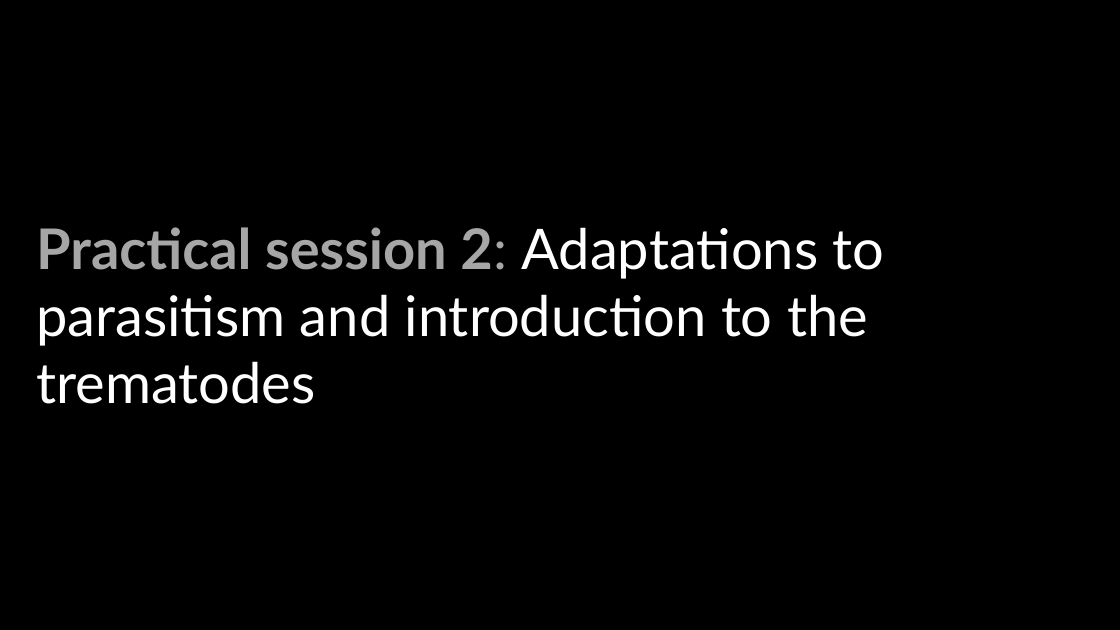
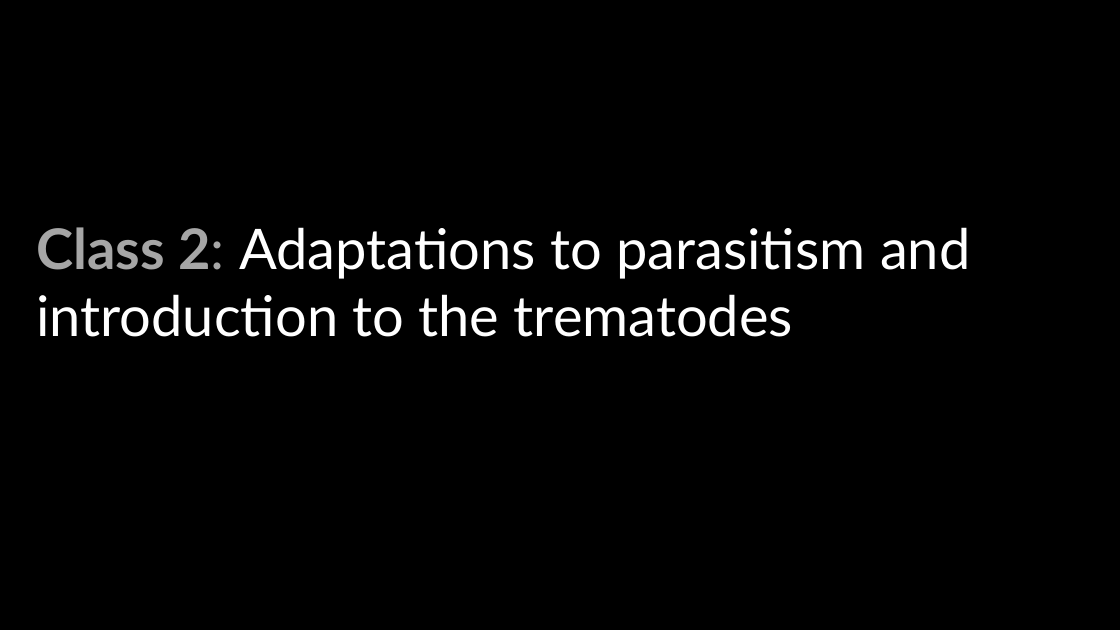
Before and after one commit to wood-lab/fish_406, a slide deck: slide 15 of docs/lectures/in-class_activities/class_2.pptx. Drawn at 1120x630 pixels with LibreOffice and Linux fonts; fonts in the diff are those of the drawing. Boxes give left, top, right and bottom in pixels: in the first picture for what was removed or moved away, otherwise in the second. Text is boxed around its words. In the diff, an @@ line names an element or a change of style, - is before the commit and + after.

Commit message:
updating class_2.ppt

```diff
--- a/docs/lectures/in-class_activities/class_2.pptx
+++ b/docs/lectures/in-class_activities/class_2.pptx
@@ text at (x1=36, y1=227, x2=970, y2=337): text changed @@
-Practical session 2: Adaptations to parasitism and introduction to the trematodes
+Class 2: Adaptations to parasitism and introduction to the trematodes
```
Also in this commit, not shown: 6 other slides changed, 1 slide added, 1 slide removed, 3 other files.
